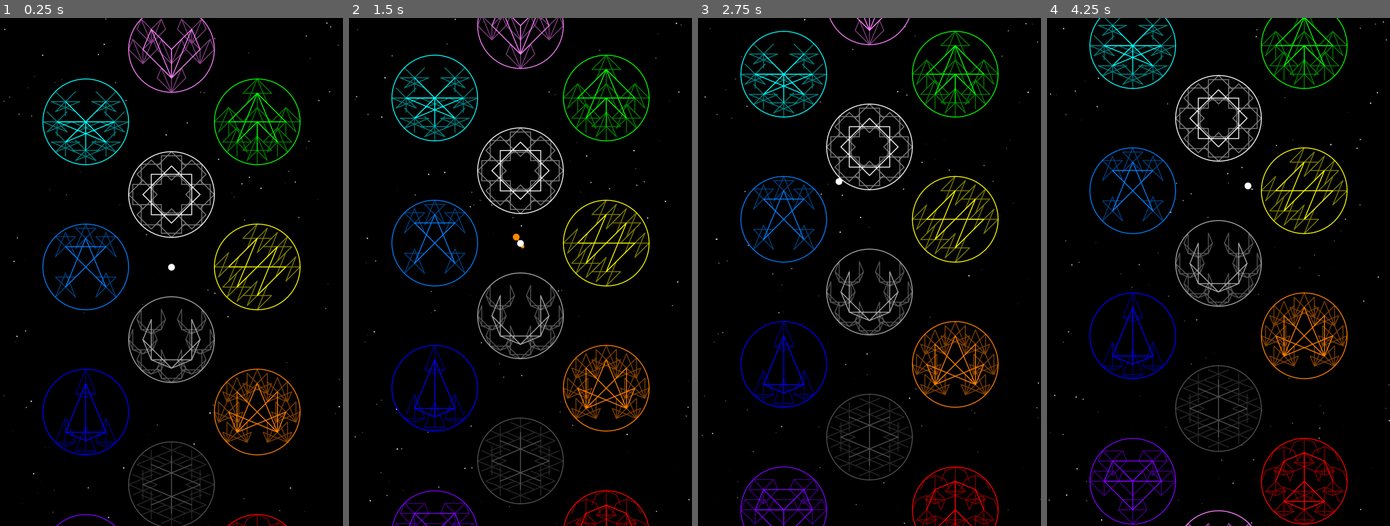
Above: before the commit, frames 1-4 (left to right).
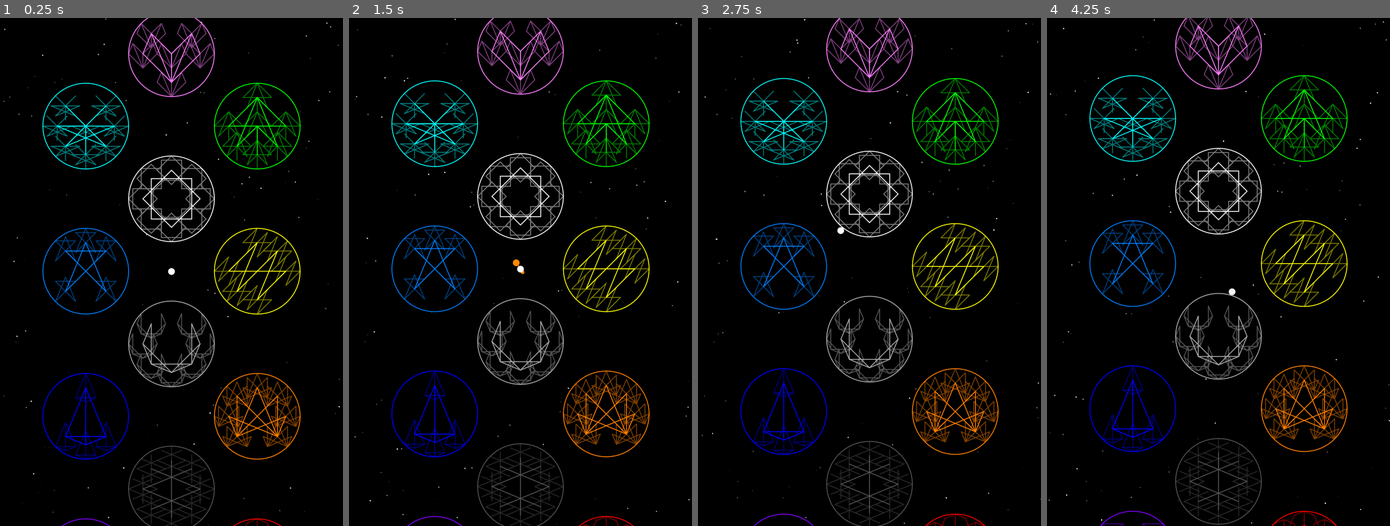
Above: after the commit, the same moments.

Repository: cursebinder22/space-golf-2d
Game: Godot game, scene res://main.tscn
Two runs of this game, one before a commit and one after it. Both use one fixed random seed, a clock stepped at 60 frames per second and the inputs below.
Inputs (mouse positions are in pixels of both pictures, inside the frame that each line leads up to):
- Up to frame 1 (0.25 s): no input
- Up to frame 2 (1.5 s): tap Enter at 0.5 s; move the mouse to (595, 246) at 0.52 s; click (595, 246) at 0.67 s; drag from (451, 297) to (503, 373) at 1.27 s
- Up to frame 3 (2.75 s): move the mouse to (903, 160) at 2.02 s; click (903, 160) at 2.17 s
- Up to frame 4 (4.25 s): drag from (1201, 373) to (1115, 195) at 2.77 s; move the mouse to (1321, 348) at 3.52 s; click (1321, 348) at 3.67 s

The runs differ from the first frame. In frame 1, 15% of the frame differs, in the area x 12-88%, y 0-100%; in frame 2, 18%; in frame 3, 19%; in frame 4, 20%.

Commit message:
Friction system, magnetized movement, randomized planet element wrapping

Diff:
--- a/main.gd
+++ b/main.gd
@@ -9,7 +9,7 @@
 const max_star_radius = 1.5
 const max_star_flux = 1
 const max_star_speed = 10
-const drift_speed = 1
+const drift_speed = .1
 
 # planets
 const planet_rim_width = 1.5
@@ -22,7 +22,6 @@
 	'speed': 0,
 	'direction': Vector2.ZERO,
 	'radius': 10,
-	'gravity': Vector2.ZERO,
 	'planet': null,
 	'color': Color.WHITE
 }
@@ -40,7 +39,7 @@
 enum Element {EARTH, FIRE, ENERGY, NATURE, AIR, ICE, WATER, MAGIC, LOVE, LIGHT, MIGHT, SIGHT}
 var elements = {
 	Element.EARTH: {
-		'card': preload('res://images/cards/earth.png'),
+		'friction': 1,
 		'row': 7,
 		'column': 2,
 		'order': 1,
@@ -62,7 +61,7 @@
 		}
 	},
 	Element.FIRE: {
-		'card': preload('res://images/cards/fire.png'),
+		'friction': .1,
 		'row': 5,
 		'column': 2,
 		'order': 2,
@@ -82,7 +81,7 @@
 		}
 	},
 	Element.ENERGY: {
-		'card': preload('res://images/cards/energy.png'),
+		'friction': .01,
 		'row': 3,
 		'column': 2,
 		'order': 3,
@@ -101,7 +100,7 @@
 		}
 	},
 	Element.NATURE: {
-		'card': preload('res://images/cards/nature.png'),
+		'friction': .1,
 		'row': 1,
 		'column': 2,
 		'order': 4,
@@ -121,7 +120,7 @@
 		}
 	},
 	Element.AIR: {
-		'card': preload('res://images/cards/air.png'),
+		'friction': .01,
 		'row': 1,
 		'column': 0,
 		'order': 5,
@@ -142,7 +141,7 @@
 		}
 	},
 	Element.ICE: {
-		'card': preload('res://images/cards/ice.png'),
+		'friction': .01,
 		'row': 3,
 		'column': 0,
 		'order': 6,
@@ -160,7 +159,7 @@
 		}
 	},
 	Element.WATER: {
-		'card': preload('res://images/cards/water.png'),
+		'friction': .01,
 		'row': 5,
 		'column': 0,
 		'order': 7,
@@ -177,7 +176,7 @@
 		}
 	},
 	Element.MAGIC: {
-		'card': preload('res://images/cards/magic.png'),
+		'friction': .1,
 		'row': 7,
 		'column': 0,
 		'order': 8,
@@ -196,7 +195,7 @@
 		}
 	},
 	Element.LOVE: {
-		'card': preload('res://images/cards/love.png'),
+		'friction': .1,
 		'row': 0,
 		'column': 1,
 		'order': 9,
@@ -215,7 +214,7 @@
 		}
 	},
 	Element.LIGHT: {
-		'card': preload('res://images/cards/light.png'),
+		'friction': .1,
 		'row': 2,
 		'column': 1,
 		'order': 10,
@@ -236,7 +235,7 @@
 		}
 	},
 	Element.MIGHT: {
-		'card': preload('res://images/cards/might.png'),
+		'friction': .1,
 		'row': 4,
 		'column': 1,
 		'order': 11,
@@ -244,7 +243,7 @@
 		'color_name': 'gray',
 		'symbol': 'moon',
 		'aspect': 'presence',
-		'realm': 'gravity',
+		'realm': 'reality',
 		'pattern': {
 			0: [1,6,7],
 			1: [7],
@@ -256,7 +255,7 @@
 		}
 	},
 	Element.SIGHT: {
-		'card': preload('res://images/cards/sight.png'),
+		'friction': .1,
 		'row': 6,
 		'column': 1,
 		'order': 12,
@@ -277,6 +276,12 @@
 		}
 	}
 }
+
+func order_up(element: Element) -> Element:
+	for e in Element.values():
+		if elements[element].order + 1 == elements[e].order:
+			return e
+	return Element.EARTH
 
 func _ready() -> void:
 	# nearest neighbor texture scaling
@@ -316,41 +321,38 @@
 				ball.speed = click_end_pos.distance_to(click_start_pos) / 50
 				if ball.planet != null:
 					ball.color = elements[ball.planet.element].color
+				ball.planet = null
 
 func _process(delta: float) -> void:
-	# for draw function's ball drag line
+	# for draw function's drag line
 	if Input.is_mouse_button_pressed(MOUSE_BUTTON_LEFT):
 		click_drag_pos = get_global_mouse_position()
 
+	# basic ball movement (before collision & wrapping)
+	ball.position += ball.speed * ball.direction
+	ball.position.y -= drift_speed # keeps ball from sliding behind planet motion
+
+	# planets: drift upward, wrap around screen -> randomize element
 	for planet in planets:
-		# drift upward, wrap around screen
 		planet.position.y -= drift_speed
 		if planet.position.y <= -planet.radius:
 			planet.position.y += view_size.y * 8/7
-
+			planet.element = Element.values().pick_random()
+
+		# transfer ownership if ball collision
 		var dist = ball.position.distance_to(planet.position)
 		var min_dist = ball.radius + planet.radius + planet_rim_width
-		# if touching planet, apply gravity
 		if dist < min_dist:
 			ball.planet = planet
-			var planet_to_ball_dir = (ball.position - planet.position).normalized()
-			ball.position = planet.position + min_dist * planet_to_ball_dir
-			# slow ball with every surface contact to represent friction
-			ball.speed *= .9
-			# bounce ball on planet surface
-			var angle_to_tangent = -ball.direction.angle_to(planet_to_ball_dir)
-			ball.direction = -ball.direction.rotated(-angle_to_tangent * 2)
-
-	# ball gravity physics if it has touched a planet since last launch
-	ball.position.y -= drift_speed
+
+	# planet-magnetized ball rolling behavior
 	if ball.planet != null:
-		var altitude = ball.position.distance_to(ball.planet.position) - ball.planet.radius
-		ball.gravity = 10 * (-ball.position + ball.planet.position).normalized() / altitude
-		var xv = ball.speed * ball.direction.x + ball.gravity.x
-		var yv = ball.speed * ball.direction.y + ball.gravity.y
-		ball.speed = sqrt(xv**2 + yv**2)
-		ball.direction = Vector2(xv, yv).normalized()
-	ball.position += ball.speed * ball.direction
+		var planet_to_ball_dir = (ball.position - ball.planet.position).normalized()
+		var min_dist = ball.radius + ball.planet.radius + planet_rim_width
+		var tangent = Vector2.from_angle(planet_to_ball_dir.angle() + TAU/4)
+		ball.position = ball.planet.position + min_dist * planet_to_ball_dir
+		ball.speed *= (1 - elements[ball.planet.element].friction) * ball.direction.dot(tangent)
+		ball.direction = tangent
 
 	# wrap ball around screen edges
 	if ball.position.x <= -ball.radius:
@@ -370,8 +372,8 @@
 		ball.planet = null
 		ball.color.a = 0
 
+	# stars randomly wander
 	for star in stars:
-		# move via constructed velocity
 		var velocity = Vector2(
 			star.speed * cos(star.direction),
 			star.speed * -sin(star.direction))
@@ -400,7 +402,7 @@
 		elif star.position.y >= view_size.y + star.radius:
 			star.position.y -= view_size.y + star.radius * 2
 
-	# for _draw()
+	# call draw function
 	queue_redraw()
 
 func draw_pattern(position: Vector2, element: Element, radius: float, color: Color, line_width: float = planet_rim_width):
@@ -420,17 +422,13 @@
 				draw_line(from_point_pos, to_point_pos, color, line_width, true)
 
 func _draw() -> void:
-	# draw stars
 	for star in stars:
 		# lux contingent on radius, affects color
 		var lux = (star.radius - min_star_radius) / (max_star_radius - min_star_radius)
 		var color = Color(lux, lux, lux)
 		draw_circle(star.position, star.radius, color, true, -1.0, true)
 
-	# draw planets
 	for planet in planets:
-		var card_size = elements[planet.element].card.get_size() * 2
-		var rect = Rect2(planet.position - card_size / 2, card_size)
 		var planet_color = elements[planet.element].color
 
 		# hide stars behind planet
@@ -450,13 +448,10 @@
 		# largest central pattern
 		draw_pattern(planet.position, planet.element, planet.radius * 2/3, planet_color)
 
-		# TODO: make the cards spin when the planet is touched by the ball
-		#draw_texture_rect(elements[planet.element].card, rect, false)
-
 		# planet surface rim
 		draw_circle(planet.position, planet.radius, planet_color, false, planet_rim_width, true)
 
-	# draw drag line and dots
+	# drag line and dots
 	if draw_drag_line:
 		var dist = click_start_pos.distance_to(click_drag_pos)
 		var ratio = clamp(dist / min(view_size.x, view_size.y), 0, 1)
@@ -474,7 +469,7 @@
 		# small circle
 		draw_circle(ball.position + (ball.position - line_end_pos) / 2, ball.radius / 2, drag_color, true, -1.0, true)
 
-	# draw ball
+	# ball
 	draw_circle(ball.position, ball.radius, ball.color, true, -1.0, true)
 	ball.color.v = clamp(ball.color.v + .01, 0, 1)
 	ball.color.s = clamp(ball.color.s - .01, 0, 1)
Renamed: images/font.png -> font.png
Not shown, changed: font.png.import
Binary file removed: images/cards/air.png
Not shown, removed: images/cards/air.png.import
Binary file removed: images/cards/earth.png
Not shown, removed: images/cards/earth.png.import
Binary file removed: images/cards/energy.png
Not shown, removed: images/cards/energy.png.import
Binary file removed: images/cards/fire.png
Not shown, removed: images/cards/fire.png.import
Binary file removed: images/cards/ice.png
Not shown, removed: images/cards/ice.png.import
(and 18 more such lines)
